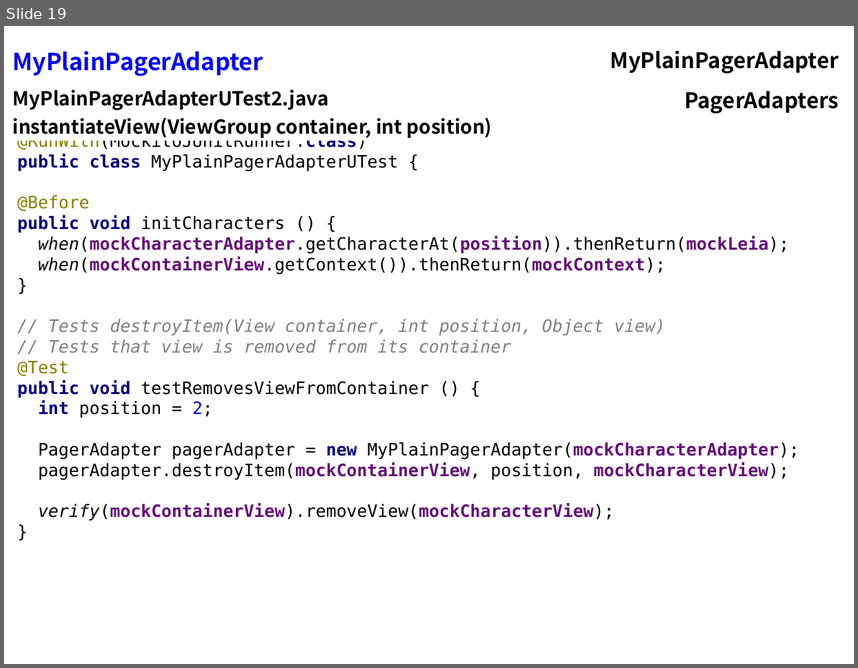
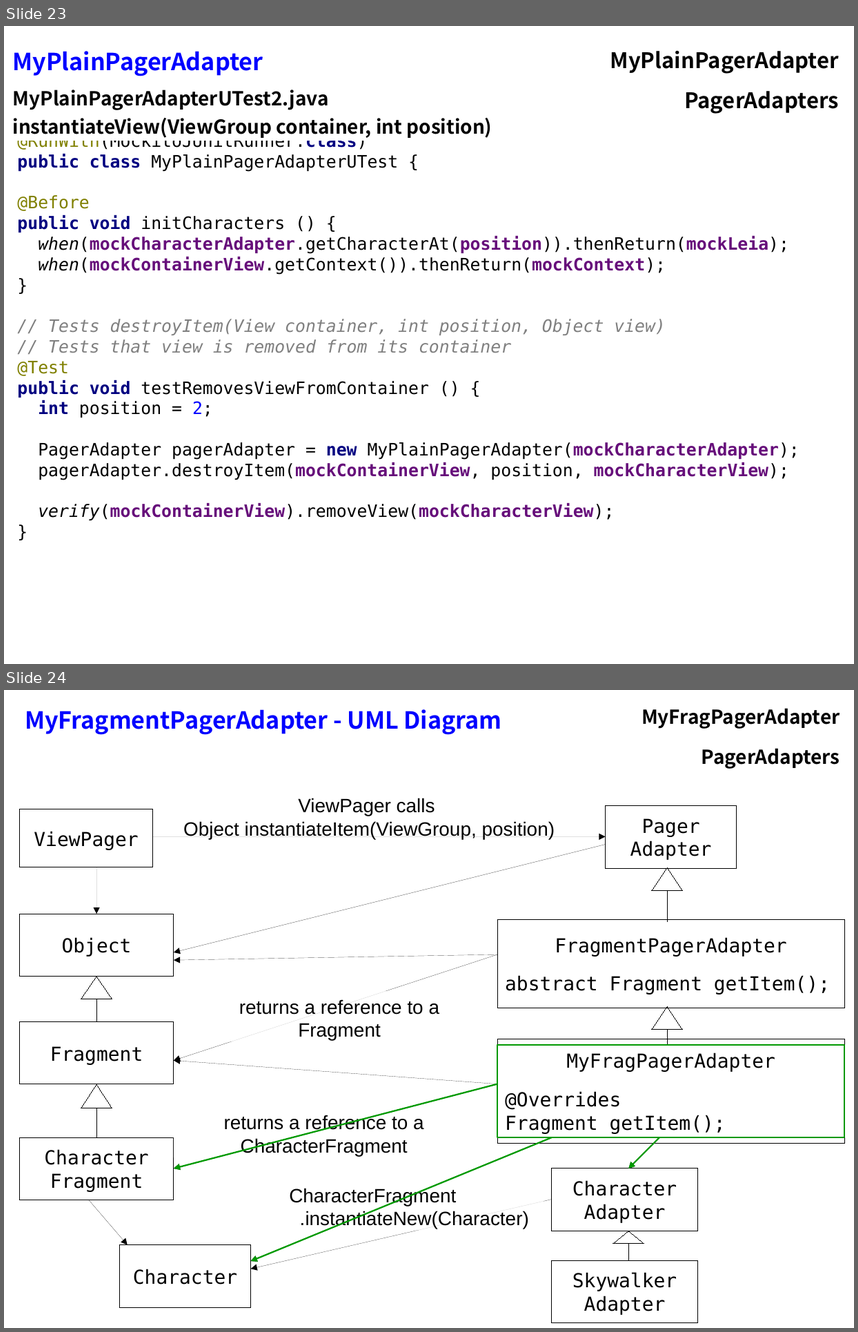
Before and after one commit to flocela/PagerAdaptersHandouts, a slide deck: PagerAdapterPresentation.odp. Shown one above the other, each under a label of ours: slide 19 before the commit, slides 23 and 24 after it. The pictures are 858x668 and 858x1332 pixels, drawn with LibreOffice and Linux fonts; fonts in the diff are those of the drawing. Boxes give left, top, right and bottom in pixels: in the first picture for what was removed or moved away, otherwise in the second. Text is boxed around its words. In the diff, an @@ line names an element or a change of style, - is before the commit and + after.

```diff
--- a/PagerAdapterPresentation.odp
+++ b/PagerAdapterPresentation.odp
@@ slide 24 added at (x1=4, y1=690, x2=854, y2=1328), background #FFFFFF @@
@@ table added at (x1=17, y1=698, x2=848, y2=771), 2 rows, 2 columns @@
+MyFragmentPagerAdapter - UML Diagram | MyFragPagerAdapter
+ | PagerAdapters
@@ text added at (x1=348, y1=709, x2=502, y2=735), 18 pt, text #000000 @@
+MyPlainPagerAdapter - UML diagram
@@ rectangle added at (x1=19, y1=809, x2=153, y2=867), outline #000000 0 pt, 18 pt, text #000000 @@
+ViewPager
@@ text added at (x1=183, y1=798, x2=555, y2=839), 18 pt, text #000000 @@
+ViewPager calls
+Object instantiateItem(ViewGroup, position)
@@ rectangle added at (x1=606, y1=806, x2=737, y2=868), outline #000000 0 pt, 18 pt, text #000000 @@
+Pager
+Adapter
@@ arrow added from (153, 836) to (606, 836), #000000 0 pt @@
@@ arrow added from (606, 845) to (174, 952), #000000 0 pt @@
@@ arrow added from (96, 867) to (96, 914), #000000 0 pt @@
@@ rectangle added at (x1=19, y1=914, x2=174, y2=976), outline #000000 0 pt, 18 pt, text #000000 @@
+Object
@@ group added at (x1=19, y1=867, x2=845, y2=1084): 8 lines, 2 rectangles, 2 arrows, 1 text @@
+FragmentPagerAdapter
+abstract Fragment getItem();
+Fragment
+returns a reference to a Fragment
@@ rectangle added at (x1=497, y1=1045, x2=845, y2=1137), outline #009900 1.45 pt @@
@@ arrow added from (497, 1084) to (174, 1168), #009900 1.45 pt @@
@@ group added at (x1=19, y1=1006, x2=845, y2=1200): 8 lines, 2 rectangles, 2 arrows, 1 text @@
+MyFragPagerAdapter
+@Overrides
+Fragment getItem();
+Character
+Fragment
+returns a reference to a CharacterFragment
@@ arrow added from (552, 1137) to (251, 1261), #009900 1.45 pt @@
@@ group added at (x1=89, y1=1137, x2=698, y2=1323): 4 arrows, 4 lines, 3 rectangles, 1 text @@
+Character
+Character
+Adapter
+CharacterFragment
+.instantiateNew(Character)
+Skywalker
+Adapter
@@ arrow added from (660, 1137) to (629, 1168), #009900 1.45 pt @@
@@ what was slide 19 is now slide 23 @@
```
Also in this commit, not shown: 8 slides changed, 6 other slides added, 2 slides removed, 1 other file.
